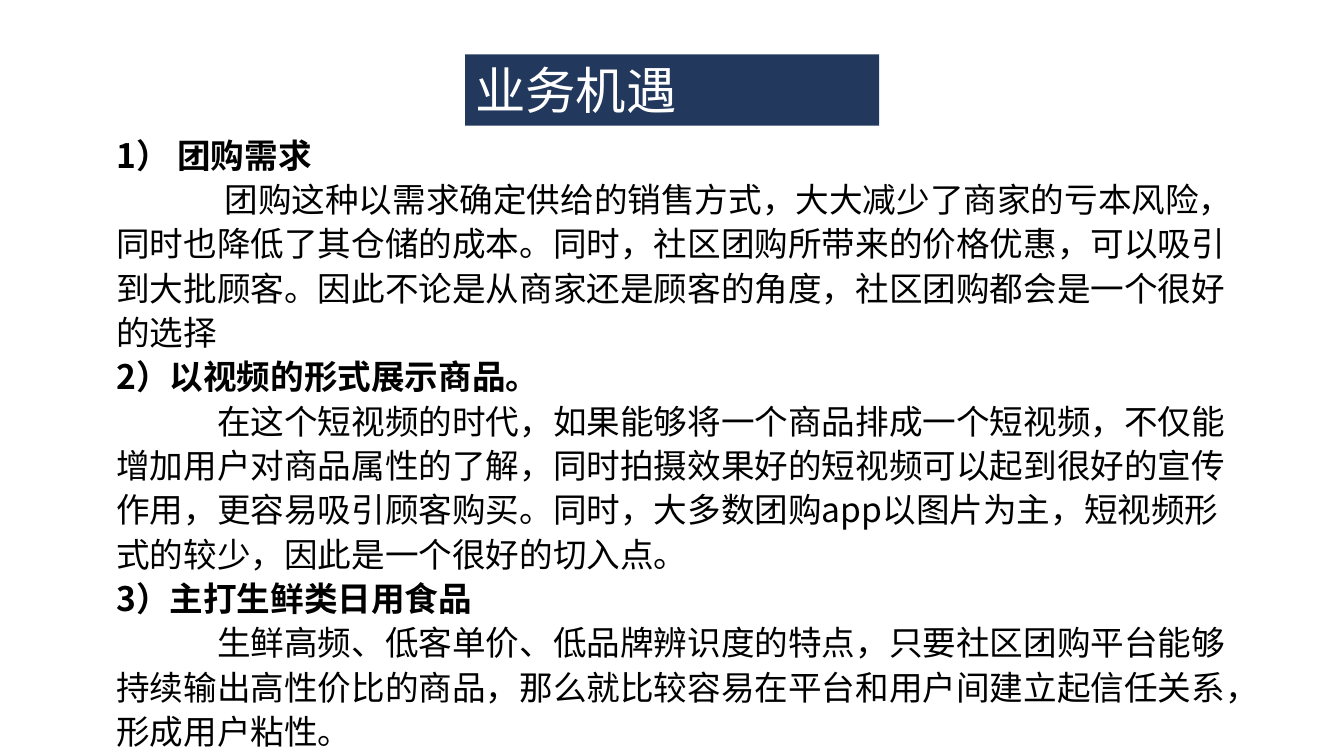
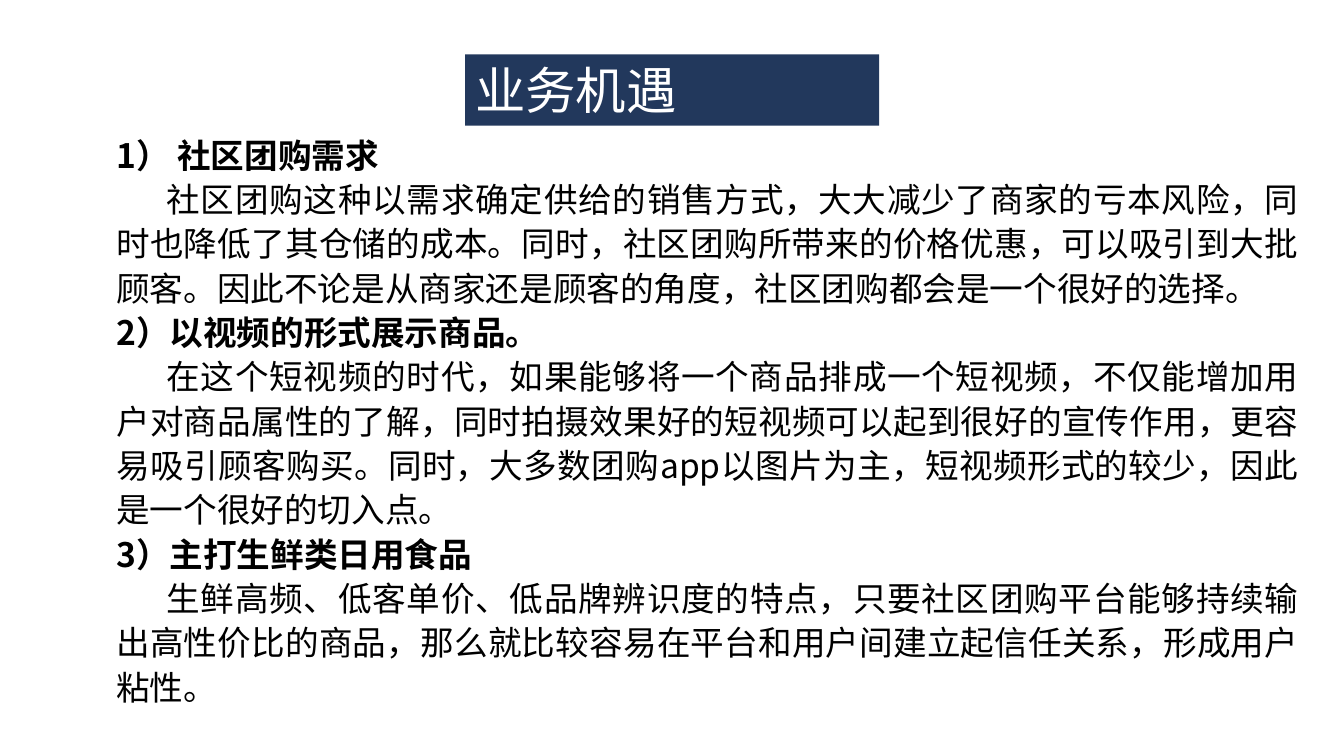
Before and after one commit to ZUCC-SRA2021-G05/Community-GB, a slide deck: slide 16 of 其他/软件项目管理原理与实践/软件项目管理原理与实践-主题确认/G05主题确认.pptx (slide 11 before the commit). Drawn at 1344x756 pixels with LibreOffice and Linux fonts; fonts in the diff are those of the drawing. Boxes give left, top, right and bottom in pixels: in the first picture for what was removed or moved away, otherwise in the second. Text is boxed around its words. In the diff, an @@ line names an element or a change of style, - is before the commit and + after.

```diff
--- a/其他/软件项目管理原理与实践/软件项目管理原理与实践-主题确认/G05主题确认.pptx
+++ b/其他/软件项目管理原理与实践/软件项目管理原理与实践-主题确认/G05主题确认.pptx
@@ text at (116, 139, 1299, 305): text changed @@
-1） 团购需求
-团购这种以需求确定供给的销售方式，大大减少了商家的亏本风险，同时也降低了其仓储的成本。同时，社区团购所带来的价格优惠，可以吸引到大批顾客。因此不论是从商家还是顾客的角度，社区团购都会是一个很好的选择
+1） 社区团购需求
+社区团购这种以需求确定供给的销售方式，大大减少了商家的亏本风险，同时也降低了其仓储的成本。同时，社区团购所带来的价格优惠，可以吸引到大批顾客。因此不论是从商家还是顾客的角度，社区团购都会是一个很好的选择。
@@ text at (116, 360, 1299, 703): alignment left to justified; indent changed @@
```
Also in this commit, not shown: 9 other slides changed, 2 slides added, 5 slides removed.
